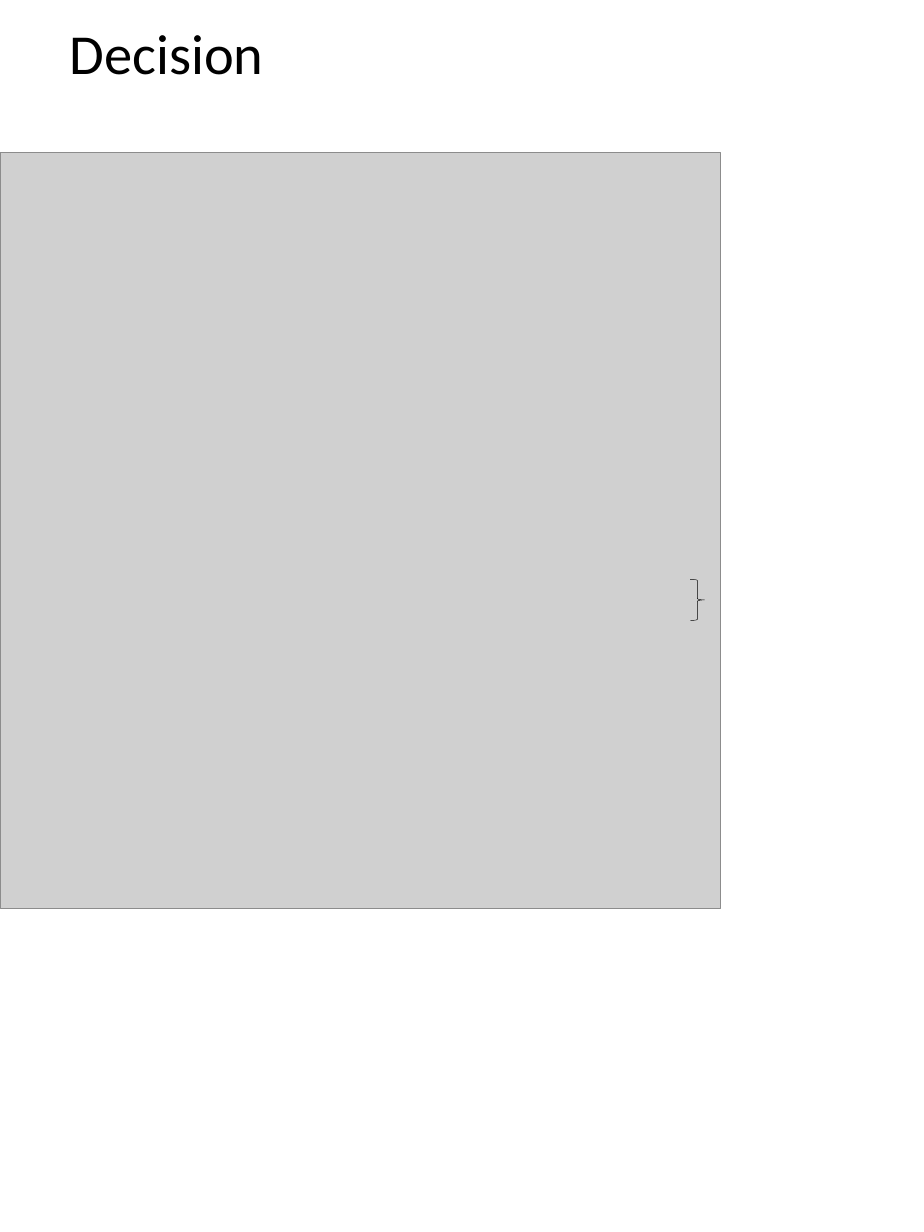
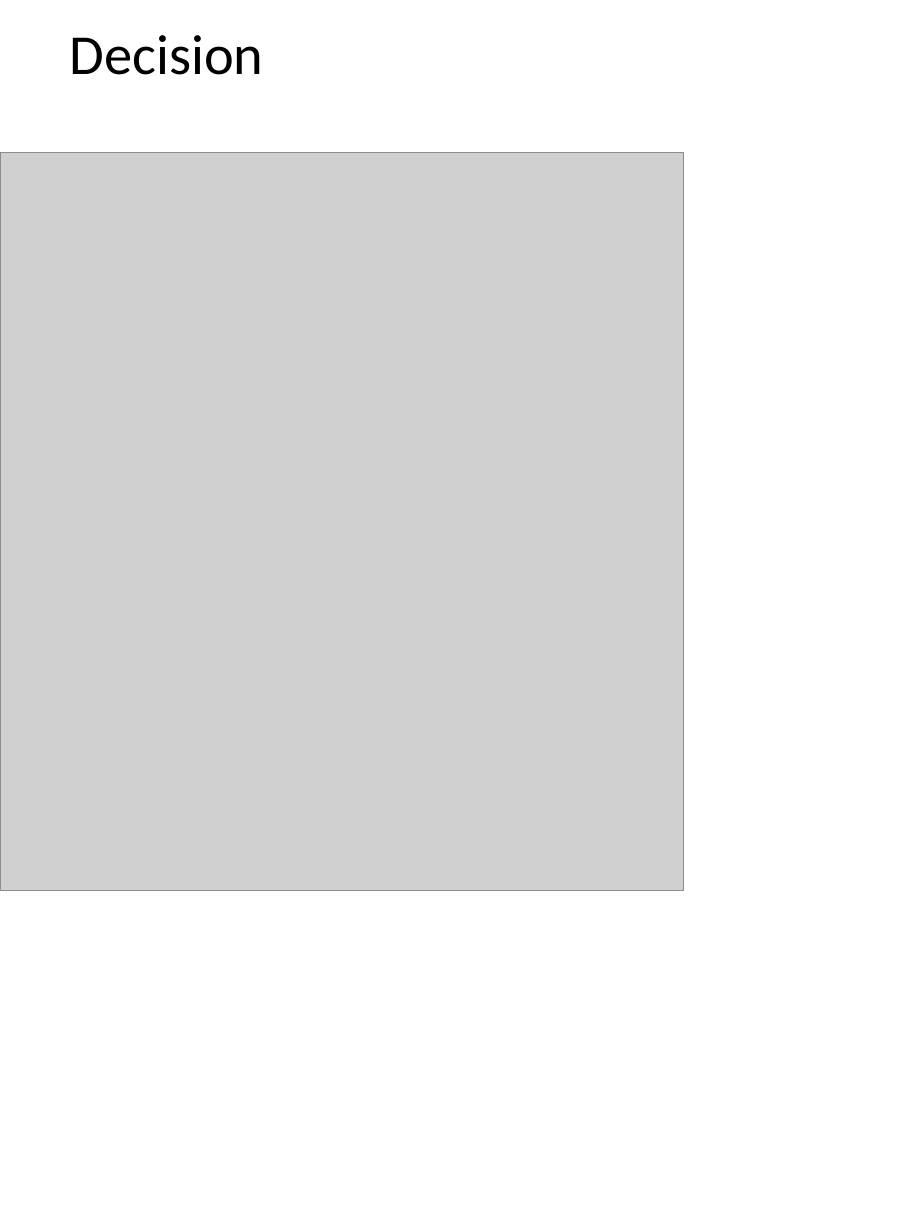
Before and after one commit to quanpeng0/BrainModels, a slide deck: slide 2 of docs/brainpy_handbook/ppt/rnns.pptx. Drawn at 924x1232 pixels with LibreOffice and Linux fonts; fonts in the diff are those of the drawing; grey boxes stand for pictures. Boxes give left, top, right and bottom in pixels: in the first picture for what was removed or moved away, otherwise in the second. Text is boxed around its words. In the diff, an @@ line names an element or a change of style, - is before the commit and + after.

```diff
--- a/docs/brainpy_handbook/ppt/rnns.pptx
+++ b/docs/brainpy_handbook/ppt/rnns.pptx
@@ picture: place and size @@
-picture at (0,153,720,909)
+picture at (0,153,684,891)
@@ right brace removed at (690,579,705,620) @@
```
Also in this commit, not shown: 3 other slides changed, 1 slide added, 1 slide removed, 3 other files.
